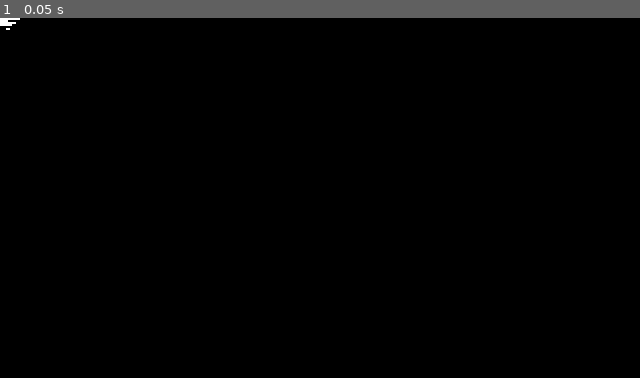
Above: before the commit, frame 1.
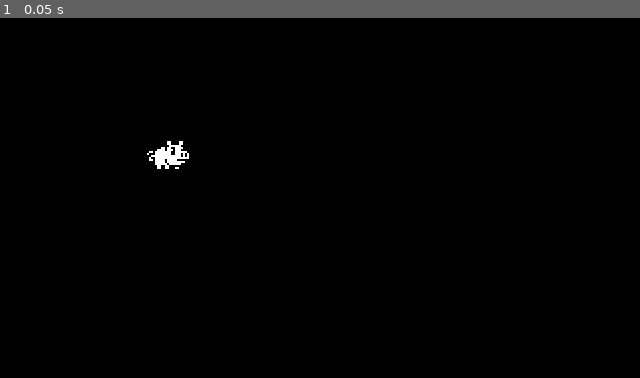
Above: after the commit, the same moment.

Repository: akira80kv/godot-piggy
Game: Godot game, scene res://World.tscn
The game is run twice, just before and just after one commit, with the same random seed, the same clock (stepped at 60 frames per second) and the same inputs.
Inputs:
- Up to frame 1 (0.05 s): no input

The runs differ from the first frame. In frame 1, 0.3% of the frame differs, in the area x 0-30%, y 0-42%.

Commit message:
Add collision shape2D (capsule)

Diff:
--- a/World.tscn
+++ b/World.tscn
@@ -3,6 +3,8 @@
 [ext_resource path="res://Pig.png" type="Texture" id=1]
 
 [sub_resource type="CapsuleShape2D" id=1]
+radius = 6.0
+height = 7.0
 
 [node name="World" type="Node"]
 
@@ -16,8 +18,13 @@
 }
 
 [node name="Piggy" type="Area2D" parent="."]
+position = Vector2( 84.5461, 69.6343 )
+__meta__ = {
+"_edit_group_": true
+}
 
 [node name="Sprite" type="Sprite" parent="Piggy"]
+position = Vector2( -0.0510445, 0 )
 texture = ExtResource( 1 )
 offset = Vector2( 0, -4 )
 hframes = 3
